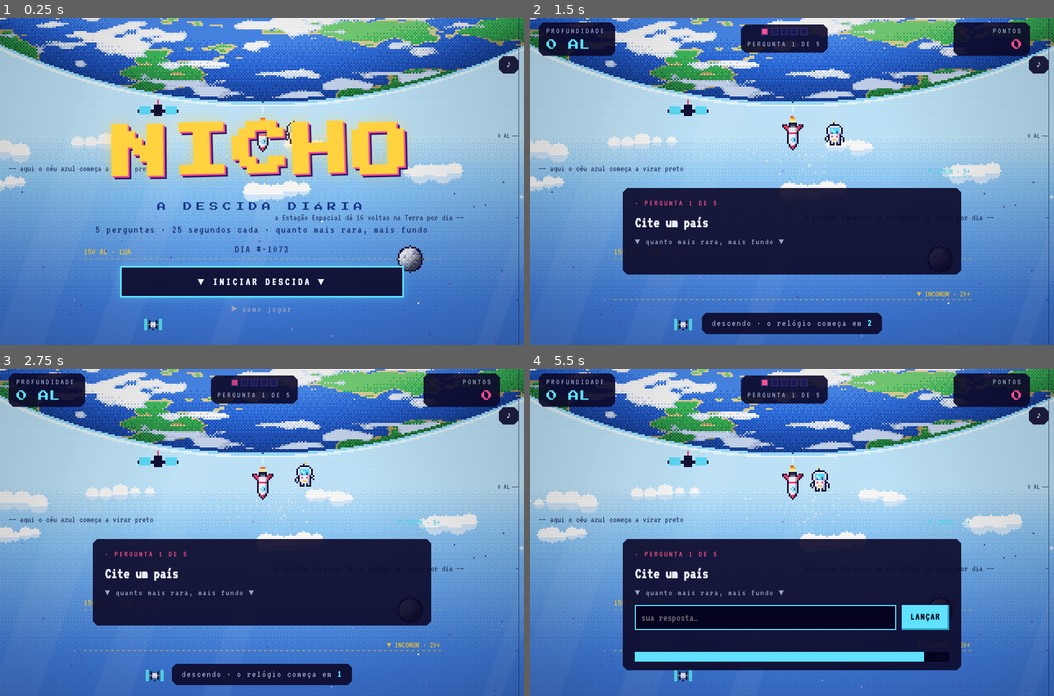
Above: before the commit, frames 1-4 (two rows, left to right).
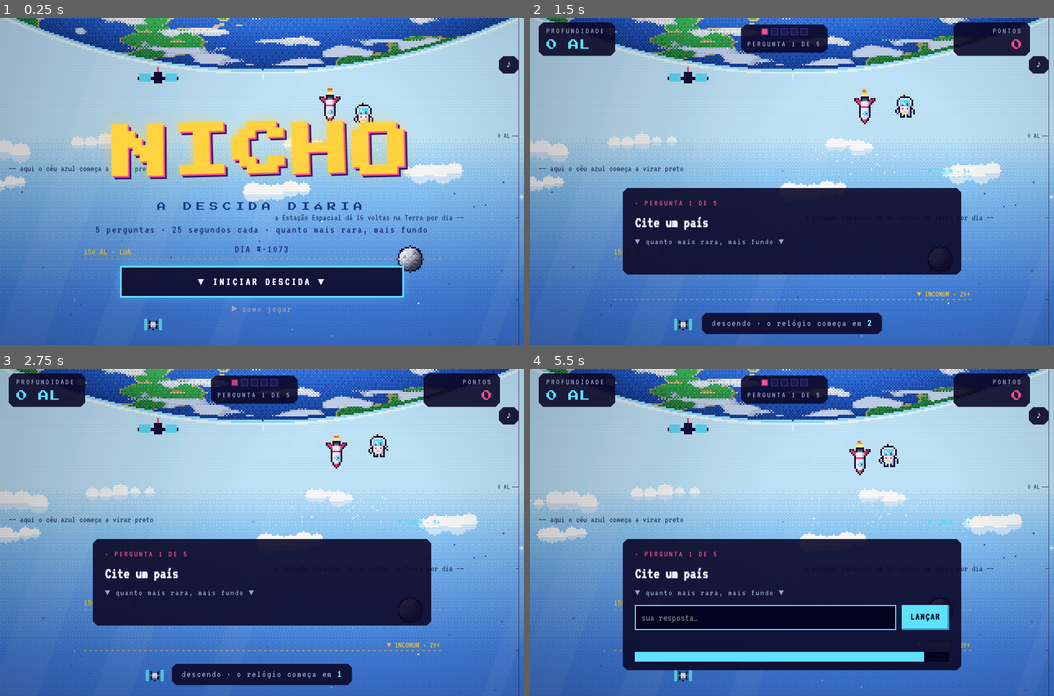
Above: after the commit, the same moments.

Repository: pedro1ace/nichoojogo
Game: browser game, page jogar.html
The game is run twice, just before and just after one commit, with the same random seed, the same clock (stepped at 60 frames per second) and the same inputs.
Inputs:
- Up to frame 1 (0.25 s): no input
- Up to frame 2 (1.5 s): click "▼ INICIAR DESCIDA ▼" at 0.27 s; hold Right from 1.03 s (still down); tap Space at 1.1 s
- Up to frame 3 (2.75 s): release Right at 1.53 s; hold Down 1.58-1.85 s; tap Space at 1.6, 2.1, 2.6 s; hold Left 1.9-2.47 s; hold Right from 2.52 s (still down)
- Up to frame 4 (5.5 s): tap Space every 0.5 s from 3.1 to 5.1 s; release Right at 3.18 s; hold Left 3.23-3.67 s; hold Down 3.72-4.05 s; hold Right 4.1-4.6 s; hold Down 4.65-4.92 s; hold Left from 4.97 s (still down)

The runs differ from the first frame. In frame 1, 21% of the frame differs, in the area x 0-100%, y 0-47%; in frame 2, 17%; in frame 3, 17%; in frame 4, 17%.

Commit message:
Palavra cai na caixa e o foguete acompanha ao lado
A caixa da palavra não sobe mais: aparece, cai junto com a câmera e fica
onde parou. O foguete vai ao lado com um atraso suave, sem tremer.

Co-Authored-By: Claude Opus 5.5 (1M context) <noreply@anthropic.com>
Claude-Session: https://claude.ai/code/session_01RMtWH58epNxSVSB9XNG4Xh

Diff:
--- a/jogar.html
+++ b/jogar.html
@@ -822,6 +822,8 @@
   const caixas = [];
   const particulas = [];
   const mascote = { x: 0, y: 0, pulo: 0 };
+  // o foguete acompanha a câmera com um atraso suave (mola), ao lado da palavra
+  const foguete = { al: 0, x: 0, y: 0 };
   let flash = 0;
   let quadro = 0;
   let anterior = performance.now();
@@ -841,7 +843,7 @@
     imagem = ctx.createImageData(L, A);
     pixels = new Uint32Array(imagem.data.buffer);
     ctx.imageSmoothingEnabled = false;
-    mascote.x = L / 2 + 16;
+    mascote.x = L / 2 + 60;
     mascote.y = focoY;
   }
   ajustarTamanho();
@@ -956,7 +958,7 @@
   }
 
   function desenharTerraNaCena() {
-    const fundo = Math.round(naTela(0)) - 14;
+    const fundo = Math.round(naTela(0)) - 34;
     if (fundo < 0) return;
     ctx.drawImage(terra, 0, fundo - terra.height);
     if (fundo > terra.height) {
@@ -1068,10 +1070,14 @@
 
   function desenharFoguete() {
     const descendo = camera.velocidade > 20;
-    const balanco = reduzirMovimento || descendo ? 0 : Math.round(Math.sin(quadro / 30) * 1.5);
-    const tremido = !reduzirMovimento && descendo ? Math.round((Math.random() - 0.5) * 2) : 0;
-    const x = Math.round(L / 2 - 6) + tremido;
-    const y = focoY - 8 + balanco;
+    foguete.al += (camera.atual - foguete.al) * 0.12;
+    foguete.al = Math.max(foguete.al, camera.atual - 50); // atrasa um pouco, mas nunca sai da tela
+    const balanco = reduzirMovimento ? 0 : Math.sin(quadro / 40) * 2;
+    const lado = reduzirMovimento ? 0 : Math.sin(quadro / 110) * 5;
+    foguete.x = L / 2 + 40 + lado;
+    foguete.y = naTela(foguete.al) - 18 + balanco;
+    const x = Math.round(foguete.x - 6);
+    const y = Math.round(foguete.y - 8);
     // chama por cima, porque o foguete está de cabeça para baixo
     const tamanho = descendo ? Math.min(14, 4 + camera.velocidade / 60) : 3 + (quadro >> 3) % 2;
     for (let j = 0; j < tamanho; j++) {
@@ -1195,8 +1201,8 @@
     desenharCaixas(agora);
 
     // brilho em volta do foguete e vinheta, mais fortes no escuro
-    const fx = W / 2;
-    const fy = focoY * escala;
+    const fx = foguete.x * escala;
+    const fy = foguete.y * escala;
     if (escuro > 0.05) {
       const brilho = tx.createRadialGradient(fx, fy, 0, fx, fy, 160);
       brilho.addColorStop(0, `rgba(95, 225, 255, ${0.13 * escuro})`);
@@ -1222,11 +1228,10 @@
     for (let i = caixas.length - 1; i >= 0; i--) {
       const c = caixas[i];
       const t = agora - c.inicio;
-      // afunda junto com o foguete; depois sobe devagar em direção à superfície
-      let al;
-      if (t < DURACAO_DESCIDA) al = c.de + (c.para - c.de) * suave(t / DURACAO_DESCIDA);
-      else al = c.para - ((t - DURACAO_DESCIDA) / 1000) * c.subida;
-      const y = naTelaTexto(al) + 6;
+      // cai junto com a câmera e fica onde parou; as antigas vão ficando para trás
+      const al = c.de + (c.para - c.de) * suave(Math.min(1, t / DURACAO_DESCIDA));
+      const entrada = Math.max(0, 1 - t / 260); // ao aparecer, cai um pouquinho de cima
+      const y = naTelaTexto(al) + 18 - entrada * entrada * 40;
       if (y < -60) {
         caixas.splice(i, 1);
         continue;
@@ -1235,8 +1240,8 @@
       tx.font = "bold 20px 'Pixelify Sans', monospace";
       const w = Math.ceil(tx.measureText(texto).width) + 28;
       const h = 40;
-      // ao lado do foguete (o outro lado é do mascote)
-      const x = Math.max(8, Math.min(W - w - 40, W / 2 - w - 46 + c.desvioX));
+      // no centro da tela; o foguete fica ao lado
+      const x = Math.max(8, Math.min(W - w - 40, W / 2 - w / 2 - 30));
       tx.save();
       tx.globalAlpha = Math.min(1, t / c.surgir);
       tx.translate(x + w / 2, y);
@@ -1330,12 +1335,10 @@
         texto: texto.toUpperCase(),
         cor: faixa.cor,
         de: camera.de,
-        para: camera.para + Math.min(30, distancia * 0.05) * peso, // as densas afundam um pouco além do foguete
+        para: camera.para,
         inicio: agora,
-        surgir: 80 + 1500 * (1 - peso), // as óbvias aparecem devagar
-        subida: 30 - 20 * peso, // AL por segundo subindo depois
+        surgir: 120 + 400 * (1 - peso), // as óbvias aparecem um pouco mais devagar
         angulo: (Math.random() - 0.5) * 0.08,
-        desvioX: -(caixas.length % 3) * 14,
         brilho: 6 + 18 * peso,
         satelites: faixa.id === "obvia" ? 6 : faixa.id === "comum" ? 3 : 0,
       });
@@ -1351,7 +1354,7 @@
     },
     // Coloca a câmera numa profundidade sem animação (ao retomar o dia).
     irPara(al) {
-      camera.de = camera.para = camera.atual = al;
+      camera.de = camera.para = camera.atual = foguete.al = al;
     },
     aoQuadro(fn) {
       aoQuadro = fn;
--- a/jogo/cena.js
+++ b/jogo/cena.js
@@ -377,6 +377,8 @@
   const caixas = [];
   const particulas = [];
   const mascote = { x: 0, y: 0, pulo: 0 };
+  // o foguete acompanha a câmera com um atraso suave (mola), ao lado da palavra
+  const foguete = { al: 0, x: 0, y: 0 };
   let flash = 0;
   let quadro = 0;
   let anterior = performance.now();
@@ -396,7 +398,7 @@
     imagem = ctx.createImageData(L, A);
     pixels = new Uint32Array(imagem.data.buffer);
     ctx.imageSmoothingEnabled = false;
-    mascote.x = L / 2 + 16;
+    mascote.x = L / 2 + 60;
     mascote.y = focoY;
   }
   ajustarTamanho();
@@ -511,7 +513,7 @@
   }
 
   function desenharTerraNaCena() {
-    const fundo = Math.round(naTela(0)) - 14;
+    const fundo = Math.round(naTela(0)) - 34;
     if (fundo < 0) return;
     ctx.drawImage(terra, 0, fundo - terra.height);
     if (fundo > terra.height) {
@@ -623,10 +625,14 @@
 
   function desenharFoguete() {
     const descendo = camera.velocidade > 20;
-    const balanco = reduzirMovimento || descendo ? 0 : Math.round(Math.sin(quadro / 30) * 1.5);
-    const tremido = !reduzirMovimento && descendo ? Math.round((Math.random() - 0.5) * 2) : 0;
-    const x = Math.round(L / 2 - 6) + tremido;
-    const y = focoY - 8 + balanco;
+    foguete.al += (camera.atual - foguete.al) * 0.12;
+    foguete.al = Math.max(foguete.al, camera.atual - 50); // atrasa um pouco, mas nunca sai da tela
+    const balanco = reduzirMovimento ? 0 : Math.sin(quadro / 40) * 2;
+    const lado = reduzirMovimento ? 0 : Math.sin(quadro / 110) * 5;
+    foguete.x = L / 2 + 40 + lado;
+    foguete.y = naTela(foguete.al) - 18 + balanco;
+    const x = Math.round(foguete.x - 6);
+    const y = Math.round(foguete.y - 8);
     // chama por cima, porque o foguete está de cabeça para baixo
     const tamanho = descendo ? Math.min(14, 4 + camera.velocidade / 60) : 3 + (quadro >> 3) % 2;
     for (let j = 0; j < tamanho; j++) {
@@ -750,8 +756,8 @@
     desenharCaixas(agora);
 
     // brilho em volta do foguete e vinheta, mais fortes no escuro
-    const fx = W / 2;
-    const fy = focoY * escala;
+    const fx = foguete.x * escala;
+    const fy = foguete.y * escala;
     if (escuro > 0.05) {
       const brilho = tx.createRadialGradient(fx, fy, 0, fx, fy, 160);
       brilho.addColorStop(0, `rgba(95, 225, 255, ${0.13 * escuro})`);
@@ -777,11 +783,10 @@
     for (let i = caixas.length - 1; i >= 0; i--) {
       const c = caixas[i];
       const t = agora - c.inicio;
-      // afunda junto com o foguete; depois sobe devagar em direção à superfície
-      let al;
-      if (t < DURACAO_DESCIDA) al = c.de + (c.para - c.de) * suave(t / DURACAO_DESCIDA);
-      else al = c.para - ((t - DURACAO_DESCIDA) / 1000) * c.subida;
-      const y = naTelaTexto(al) + 6;
+      // cai junto com a câmera e fica onde parou; as antigas vão ficando para trás
+      const al = c.de + (c.para - c.de) * suave(Math.min(1, t / DURACAO_DESCIDA));
+      const entrada = Math.max(0, 1 - t / 260); // ao aparecer, cai um pouquinho de cima
+      const y = naTelaTexto(al) + 18 - entrada * entrada * 40;
       if (y < -60) {
         caixas.splice(i, 1);
         continue;
@@ -790,8 +795,8 @@
       tx.font = "bold 20px 'Pixelify Sans', monospace";
       const w = Math.ceil(tx.measureText(texto).width) + 28;
       const h = 40;
-      // ao lado do foguete (o outro lado é do mascote)
-      const x = Math.max(8, Math.min(W - w - 40, W / 2 - w - 46 + c.desvioX));
+      // no centro da tela; o foguete fica ao lado
+      const x = Math.max(8, Math.min(W - w - 40, W / 2 - w / 2 - 30));
       tx.save();
       tx.globalAlpha = Math.min(1, t / c.surgir);
       tx.translate(x + w / 2, y);
@@ -885,12 +890,10 @@
         texto: texto.toUpperCase(),
         cor: faixa.cor,
         de: camera.de,
-        para: camera.para + Math.min(30, distancia * 0.05) * peso, // as densas afundam um pouco além do foguete
+        para: camera.para,
         inicio: agora,
-        surgir: 80 + 1500 * (1 - peso), // as óbvias aparecem devagar
-        subida: 30 - 20 * peso, // AL por segundo subindo depois
+        surgir: 120 + 400 * (1 - peso), // as óbvias aparecem um pouco mais devagar
         angulo: (Math.random() - 0.5) * 0.08,
-        desvioX: -(caixas.length % 3) * 14,
         brilho: 6 + 18 * peso,
         satelites: faixa.id === "obvia" ? 6 : faixa.id === "comum" ? 3 : 0,
       });
@@ -906,7 +909,7 @@
     },
     // Coloca a câmera numa profundidade sem animação (ao retomar o dia).
     irPara(al) {
-      camera.de = camera.para = camera.atual = al;
+      camera.de = camera.para = camera.atual = foguete.al = al;
     },
     aoQuadro(fn) {
       aoQuadro = fn;
